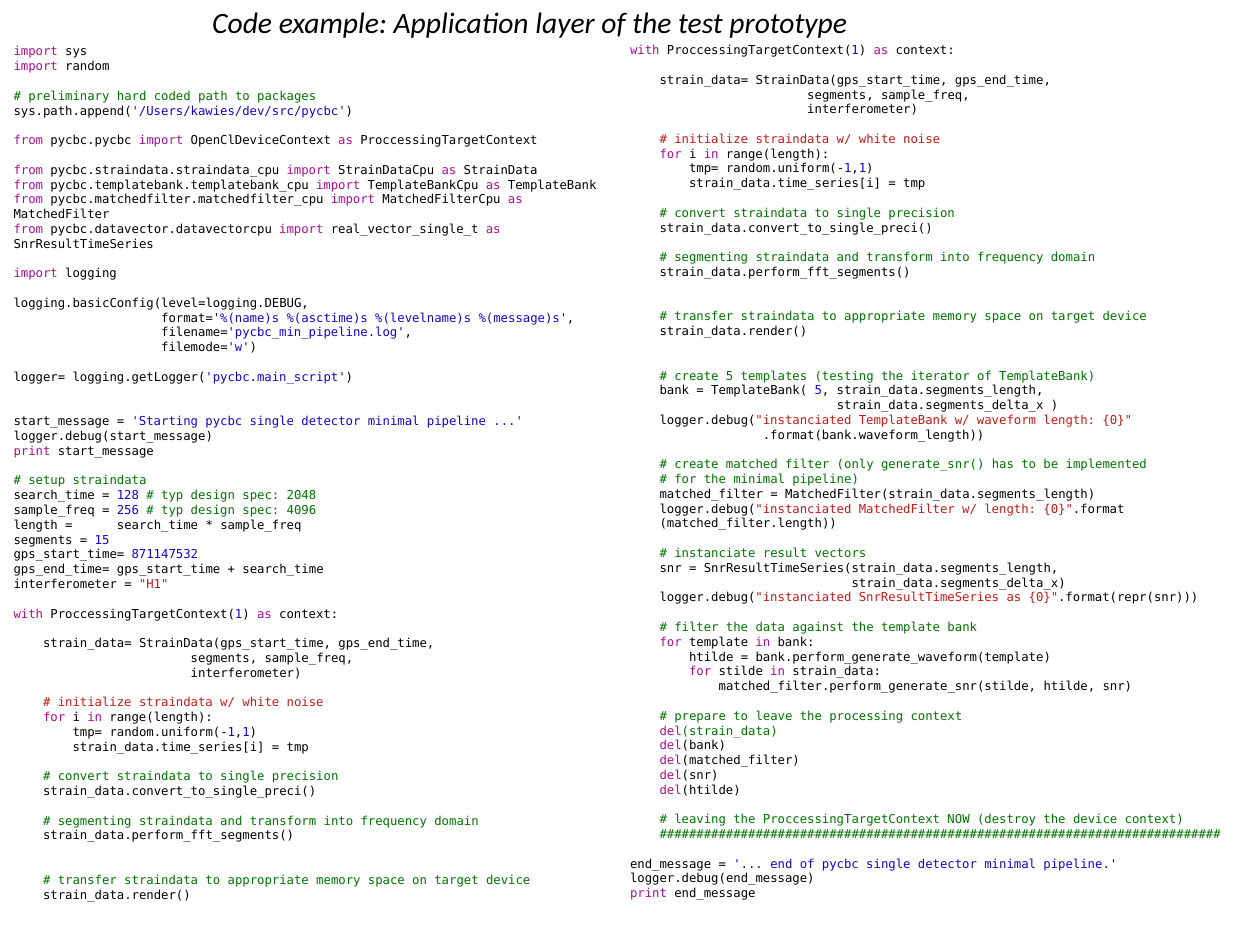
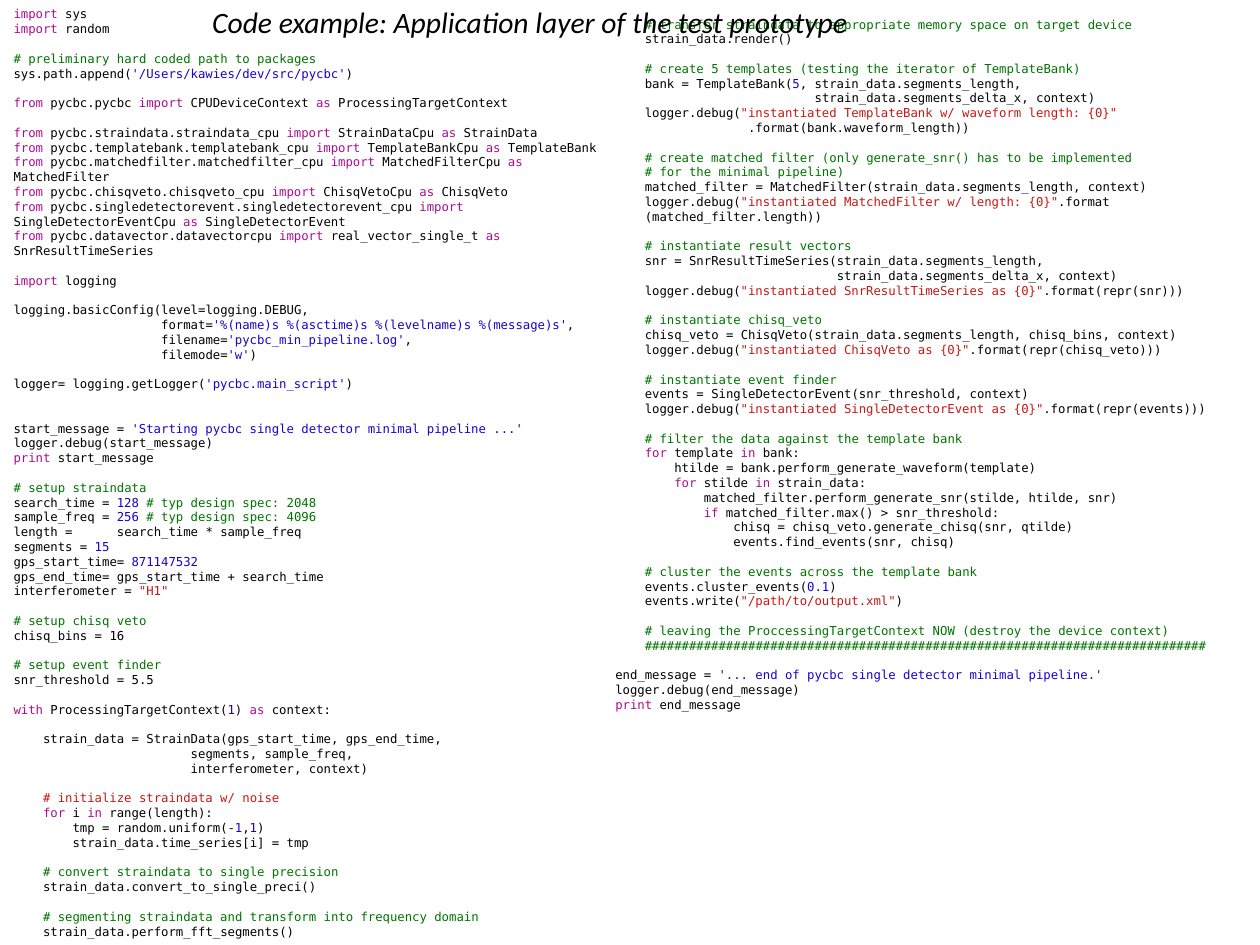
Before and after one commit to gwastro/pycbc, a slide deck: slide 7 of doc/Pycbc-Refactoring-GPU-inspiral.ppt. Drawn at 1260x945 pixels with LibreOffice and Linux fonts; fonts in the diff are those of the drawing. Boxes give left, top, right and bottom in pixels: in the first picture for what was removed or moved away, otherwise in the second. Text is boxed around its words. In the diff, an @@ line names an element or a change of style, - is before the commit and + after.

```diff
--- a/doc/Pycbc-Refactoring-GPU-inspiral.ppt
+++ b/doc/Pycbc-Refactoring-GPU-inspiral.ppt
@@ text "import sys": place and size @@
-text "import sys" at (14, 60, 597, 887)
+text "import sys" at (14, 53, 597, 894)
@@ text "# transfer straindata to appropriate ...": place and size @@
-text "# transfer straindata to appropriate ..." at (630, 74, 1199, 885)
+text "# transfer straindata to appropriate ..." at (615, 33, 1206, 697)
@@ text at (645, 78, 1118, 135): text changed @@
-bank = TemplateBank( 5, strain_data.segments_length,
-strain_data.segments_delta_x )
-logger.debug("instanciated TemplateBank w/ waveform length: {0}"
-.format(bank.waveform_length))
+bank = TemplateBank(5, strain_data.segments_length,
+strain_data.segments_delta_x, context)
+logger.debug("instantiated TemplateBank w/ waveform length: {0}"
+.format(bank.waveform_length))
@@ text at (660, 74, 1095, 279): paragraphs removed @@
-with ProccessingTargetContext(1) as context:
-strain_data= StrainData(gps_start_time, gps_end_time,
-segments, sample_freq,
-interferometer)
-# initialize straindata w/ white noise
-for i in range(length):
-tmp= random.uniform(-1,1)
-strain_data.time_series[i] = tmp
-# convert straindata to single precision
-strain_data.convert_to_single_preci()
-# segmenting straindata and transform into frequency domain
-strain_data.perform_fft_segments()
@@ text at (14, 97, 508, 110): text changed @@
-from pycbc.pycbc import OpenClDeviceContext as ProccessingTargetContext
+from pycbc.pycbc import CPUDeviceContext as ProcessingTargetContext
@@ text at (14, 186, 508, 229): paragraphs added @@
+from pycbc.chisqveto.chisqveto_cpu import ChisqVetoCpu as ChisqVeto
+from pycbc.singledetectorevent.singledetectorevent_cpu import SingleDetectorEventCpu as SingleDetectorEvent
@@ text at (645, 181, 1147, 209): text changed @@
-matched_filter = MatchedFilter(strain_data.segments_length)
-logger.debug("instanciated MatchedFilter w/ length: {0}".format
+matched_filter = MatchedFilter(strain_data.segments_length, context)
+logger.debug("instantiated MatchedFilter w/ length: {0}".format
@@ text at (645, 240, 1206, 416): text changed @@
-# instanciate result vectors
-snr = SnrResultTimeSeries(strain_data.segments_length,
-strain_data.segments_delta_x)
-logger.debug("instanciated SnrResultTimeSeries as {0}".format(repr(snr)))
+# instantiate result vectors
+snr = SnrResultTimeSeries(strain_data.segments_length,
+strain_data.segments_delta_x, context)
+logger.debug("instantiated SnrResultTimeSeries as {0}".format(repr(snr)))
+# instantiate chisq_veto
+chisq_veto = ChisqVeto(strain_data.segments_length, chisq_bins, context)
+logger.debug("instantiated ChisqVeto as {0}".format(repr(chisq_veto)))
+# instantiate event finder
+events = SingleDetectorEvent(snr_threshold, context)
+logger.debug("instantiated SingleDetectorEvent as {0}".format(repr(events)))
@@ text at (645, 507, 1073, 608): text changed; text colour #007400 to #000000 @@
-# prepare to leave the processing context
-del(strain_data)
-del(bank)
-del(matched_filter)
-del(snr)
-del(htilde)
+if matched_filter.max() > snr_threshold:
+chisq = chisq_veto.generate_chisq(snr, qtilde)
+events.find_events(snr, chisq)
+# cluster the events across the template bank
+events.cluster_events(0.1)
+events.write("/path/to/output.xml")
@@ text at (14, 615, 442, 746): text changed @@
-with ProccessingTargetContext(1) as context:
-strain_data= StrainData(gps_start_time, gps_end_time,
+# setup chisq veto
+chisq_bins = 16
+# setup event finder
+snr_threshold = 5.5
+with ProcessingTargetContext(1) as context:
+strain_data = StrainData(gps_start_time, gps_end_time,
@@ text at (58, 763, 368, 803): text changed @@
-interferometer)
-# initialize straindata w/ white noise
+interferometer, context)
+# initialize straindata w/ noise
@@ text at (73, 822, 265, 835): spaces changed @@
-tmp= random.uniform(-1,1)
+tmp = random.uniform(-1,1)
@@ text at (58, 874, 530, 887): paragraphs removed @@
-# transfer straindata to appropriate memory space on target device
-strain_data.render()
```
Also in this commit, not shown: 9 other slides changed, 3 other files.
